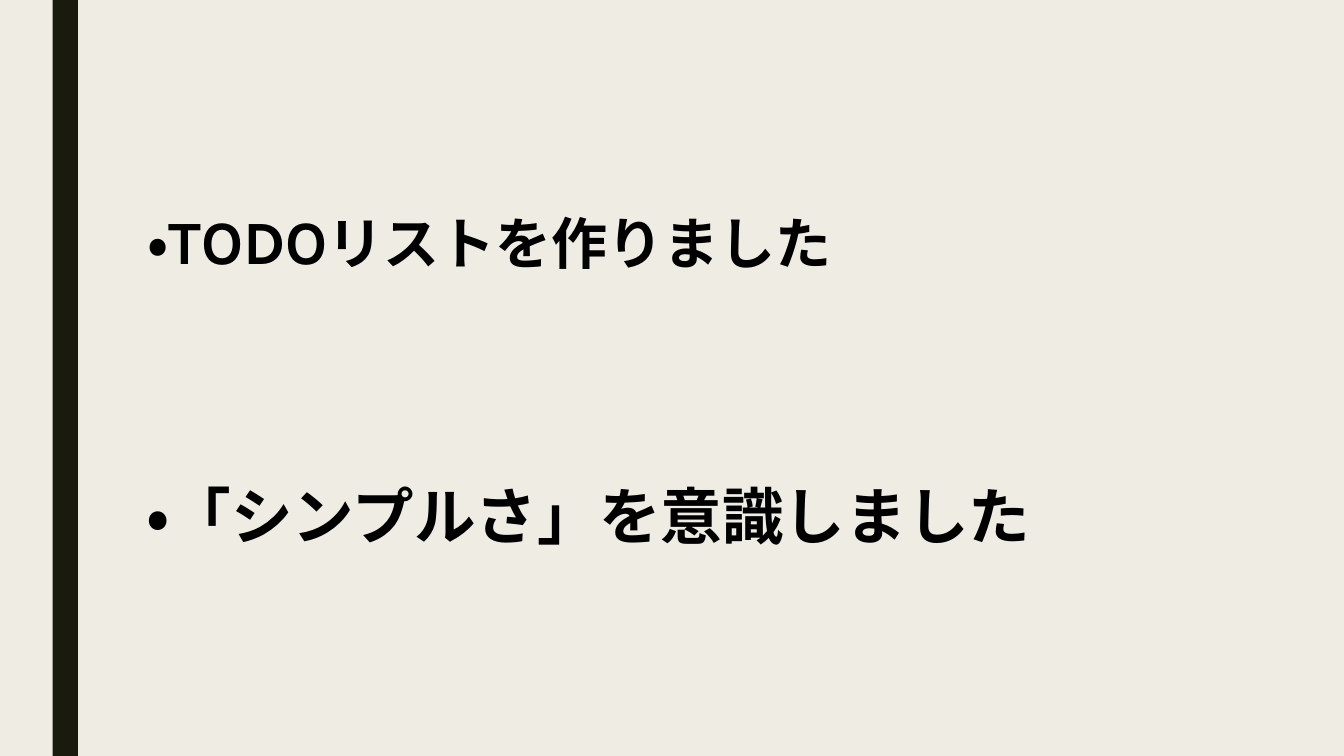
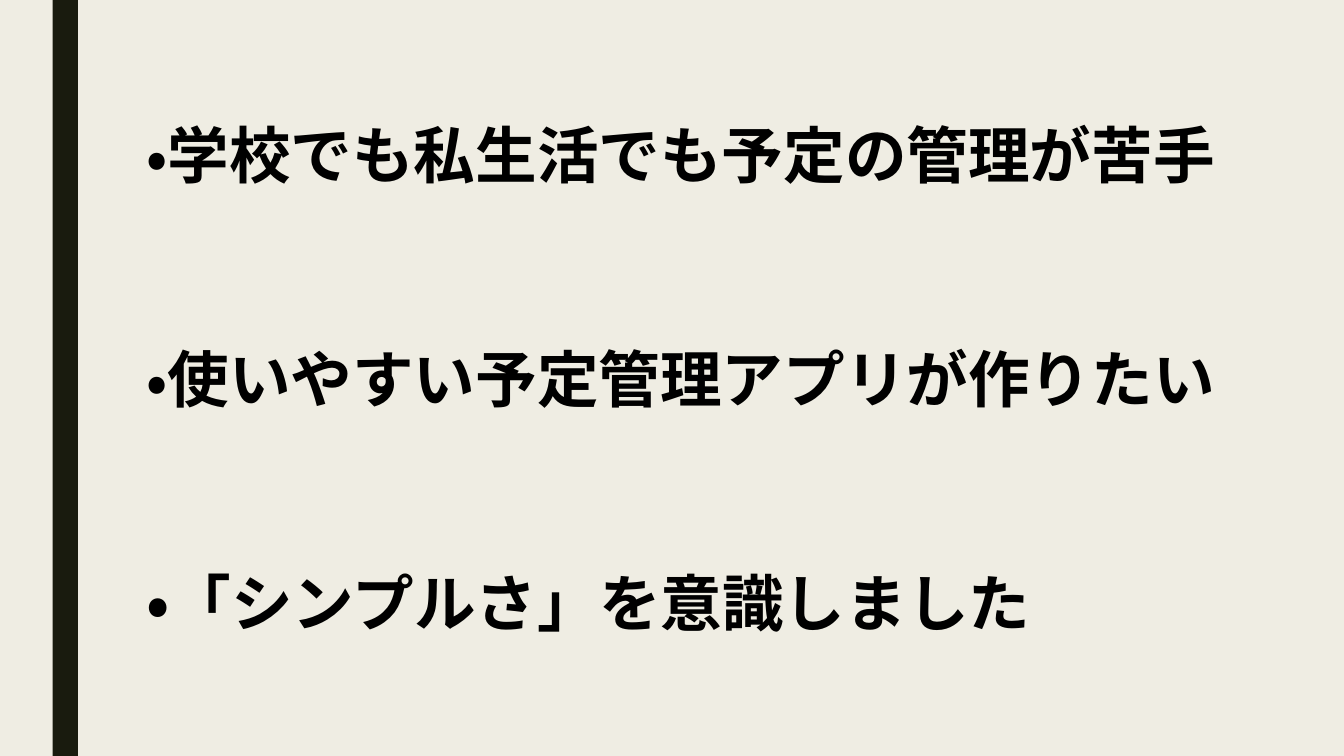
Before and after one commit to utaryu0520/mobile_utagawa2, a slide deck: slide 2 of モバイル授業_todoリスト.pptx. Drawn at 1344x756 pixels with LibreOffice and Linux fonts; fonts in the diff are those of the drawing. Boxes give left, top, right and bottom in pixels: in the first picture for what was removed or moved away, otherwise in the second. Text is boxed around its words. In the diff, an @@ line names an element or a change of style, - is before the commit and + after.

Commit message:
「開発の方向性」「実装できなかった機能」「アプリの使い方」「まとめ」ページ編集

```diff
--- a/モバイル授業_todoリスト.pptx
+++ b/モバイル授業_todoリスト.pptx
@@ text added at (146, 125, 1215, 184), 44 pt, text #000000, bold @@
+・学校でも私生活でも予定の管理が苦手
@@ text removed at (148, 224, 169, 256) @@
-・TODOリストを作りました
@@ text added at (146, 349, 1215, 408), 44 pt, text #000000, bold @@
+・使いやすい予定管理アプリが作りたい
@@ text "・「シンプルさ」を意識しました": place and size @@
-text "・「シンプルさ」を意識しました" at (146, 486, 1030, 545)
+text "・「シンプルさ」を意識しました" at (146, 573, 1030, 632)
```
Also in this commit, not shown: 2 other slides changed, 1 slide added.
